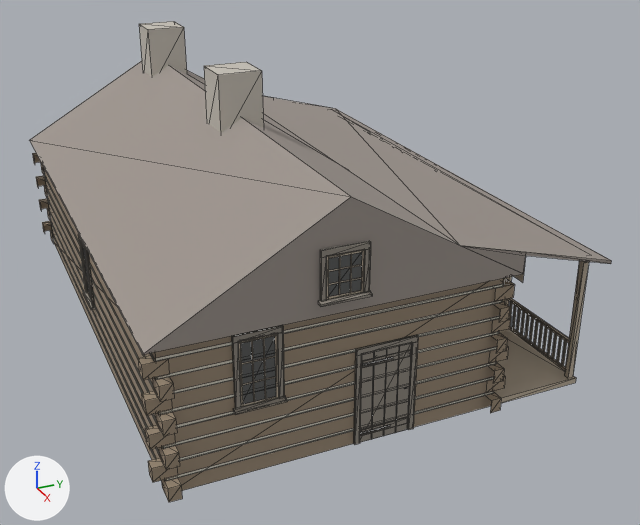
A saved change to the glTF model chicago/4d/assets/web/kinzie_house_1812__kinzie_1804.glb.
Before and after are seen from a camera (50 mm lens) standing at (24.56, -2.66, 10.07) and looking at (7.29, 5.11, 1.44). Lighting does not change. The marker at lower left points along +X, +Y and +Z. The older version comes first. Mesh edges are drawn as thin lines. Where no turn or scale is listed for an object, it has been applied to the vertices.

Names of what the first picture shows: 'kinzie_house_1812__kinzie_1804'.
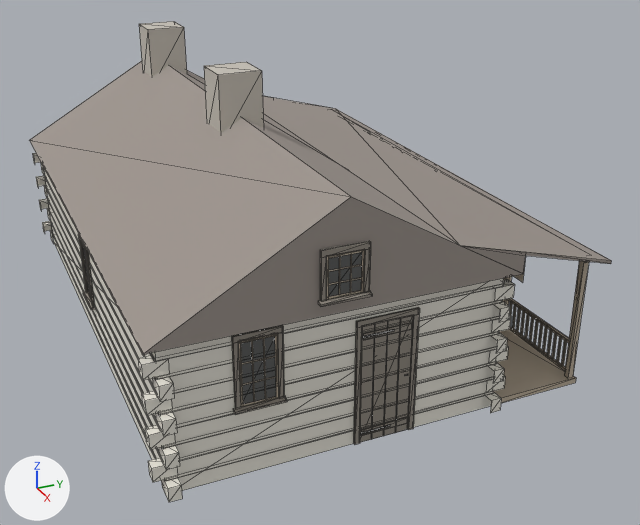
Pixel boxes [x1, y1, x2, y2] of what changed, in the pictures (640 x 525 px):
'kinzie_house_1812__kinzie_1804', recoloured (brown to grey): [32, 150, 532, 502] in both

The change in detail:
Material 'log' (mat_log) changes colour from brown #9e8d78 to white #edeadf; in linear values from (0.34, 0.266, 0.188) to (0.847, 0.82, 0.737).
